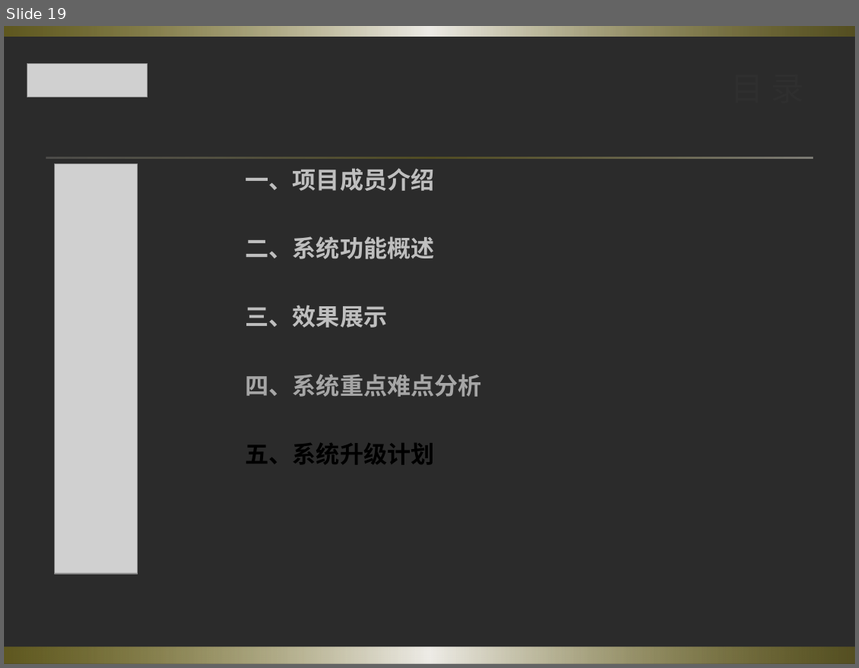
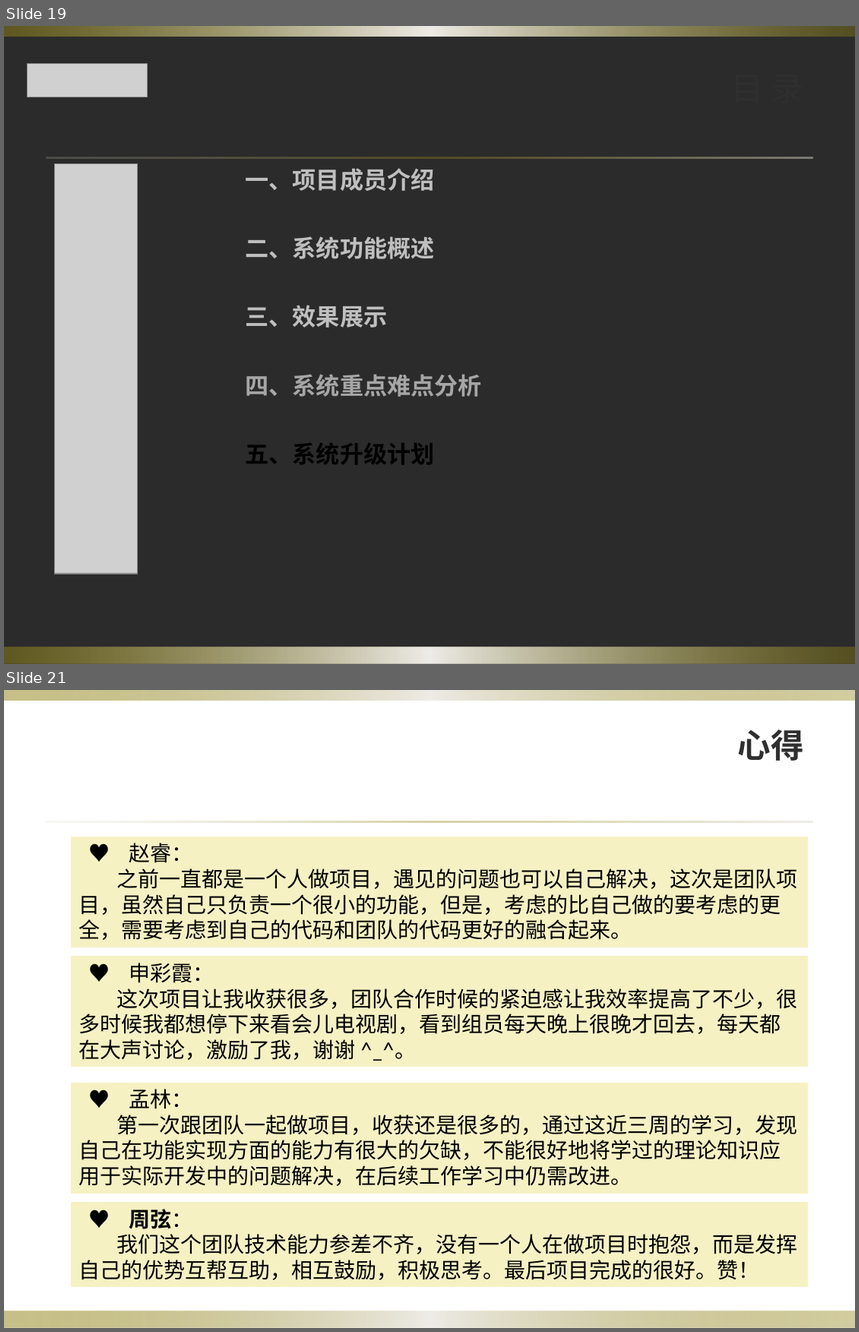
Before and after one commit to LittleHibiscus/txw, a slide deck: doc/天巡网系统.pptx. Shown one above the other, each under a label of ours: slide 19 before the commit, slides 19 and 21 after it; the slides between them are not shown. The pictures are 859x668 and 859x1332 pixels, drawn with LibreOffice and Linux fonts; fonts in the diff are those of the drawing; grey boxes stand for pictures; background and template pictures are left out; a plain dark background stands for a picture behind light text. Boxes give left, top, right and bottom in pixels: in the first picture for what was removed or moved away, otherwise in the second. Text is boxed around its words. In the diff, an @@ line names an element or a change of style, - is before the commit and + after.

```diff
--- a/doc/天巡网系统.pptx
+++ b/doc/天巡网系统.pptx
@@ slide 21 added at [4,690,855,1328], background picture (left out); not listed: 3 template elements that a slide beside it also shows @@
@@ title added at [738,730,804,761], 28 pt, text #2F2F2F, bold @@
+心得
@@ rectangle added at [70,837,808,948], fill #F6F1C3, outline #FFFFFF 0.75 pt, 18 pt, text #000000 @@
+♥ 赵睿：
+之前一直都是一个人做项目，遇见的问题也可以自己解决，这次是团队项目，虽然自己只负责一个很小的功能，但是，考虑的比自己做的要考虑的更全，需要考虑到自己的代码和团队的代码更好的融合起来。
@@ rectangle added at [70,955,808,1067], fill #F6F1C3, outline #FFFFFF 0.75 pt, 18 pt, text #000000 @@
+♥ 申彩霞：
+这次项目让我收获很多，团队合作时候的紧迫感让我效率提高了不少，很多时候我都想停下来看会儿电视剧，看到组员每天晚上很晚才回去，每天都在大声讨论，激励了我，谢谢 ^_^。
@@ rectangle added at [70,1082,808,1194], fill #F6F1C3, outline #FFFFFF 0.75 pt, 18 pt, text #000000 @@
+♥ 孟林：
+第一次跟团队一起做项目，收获还是很多的，通过这近三周的学习，发现自己在功能实现方面的能力有很大的欠缺，不能很好地将学过的理论知识应用于实际开发中的问题解决，在后续工作学习中仍需改进。
@@ rectangle added at [70,1202,808,1288], fill #F6F1C3, outline #FFFFFF 0.75 pt, 18 pt, text #000000 @@
+♥ 周弦：
+我们这个团队技术能力参差不齐，没有一个人在做项目时抱怨，而是发挥自己的优势互帮互助，相互鼓励，积极思考。最后项目完成的很好。赞！
```
Also in this commit, not shown: 4 slides changed, 1 other slide added.
